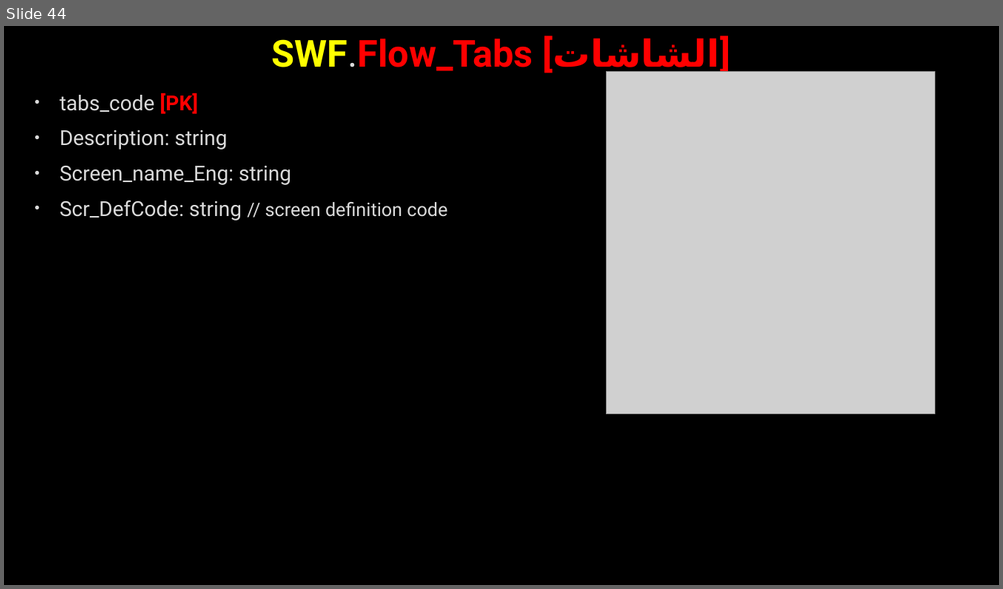
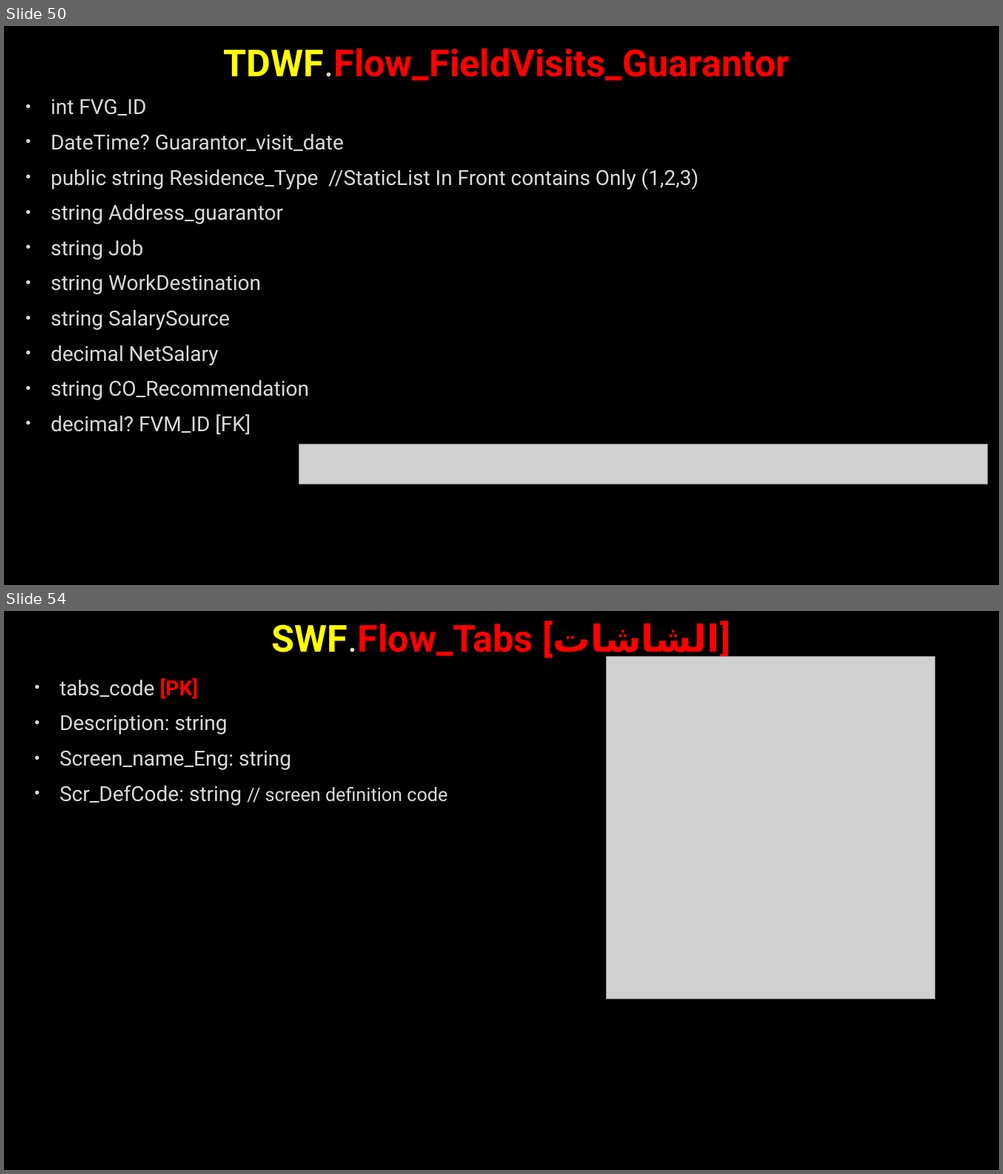
Before and after one commit to AhmedMohamedSamir1/Summary, a slide deck: Dot Net/Business.pptx. Shown one above the other, each under a label of ours: slide 44 before the commit, slides 50 and 54 after it; the slides between them are not shown. The pictures are 1003x589 and 1003x1174 pixels, drawn with LibreOffice and Linux fonts; fonts in the diff are those of the drawing; grey boxes stand for pictures; background and template pictures are left out. Boxes give left, top, right and bottom in pixels: in the first picture for what was removed or moved away, otherwise in the second. Text is boxed around its words. In the diff, an @@ line names an element or a change of style, - is before the commit and + after.

```diff
--- a/Dot Net/Business.pptx
+++ b/Dot Net/Business.pptx
@@ slide 50 added at (x1=4, y1=26, x2=999, y2=585), background picture (left out) @@
@@ title added at (x1=224, y1=48, x2=789, y2=81), 36 pt, text #FF0000, bold @@
+TDWF.Flow_FieldVisits_Guarantor
@@ text added at (x1=51, y1=99, x2=699, y2=435), 20 pt, text #DADADA @@
+• int FVG_ID
+• DateTime? Guarantor_visit_date
+• public string Residence_Type //StaticList In Front contains Only (1,2,3)
+• string Address_guarantor
+• string Job
+• string WorkDestination
+• string SalarySource
+• decimal NetSalary
+• string CO_Recommendation
+• decimal? FVM_ID [FK]
@@ picture added at (x1=299, y1=445, x2=987, y2=485) @@
@@ what was slide 44 is now slide 54 @@
```
Also in this commit, not shown: 6 slides changed, 16 other slides added, 4 other files.
